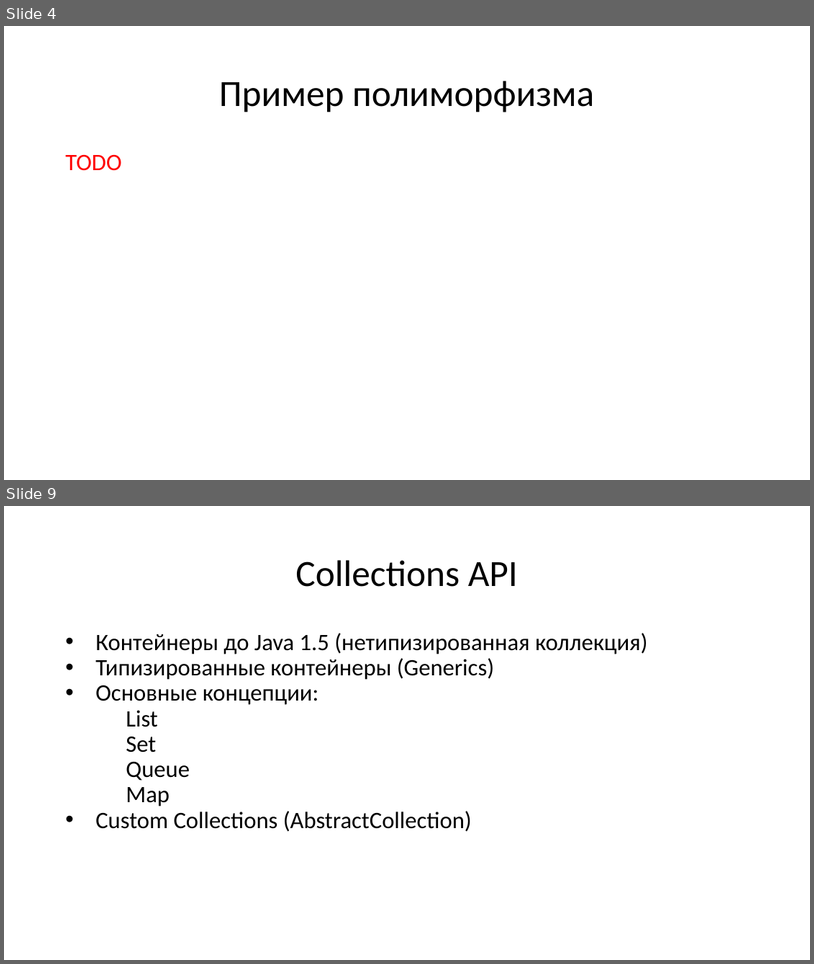
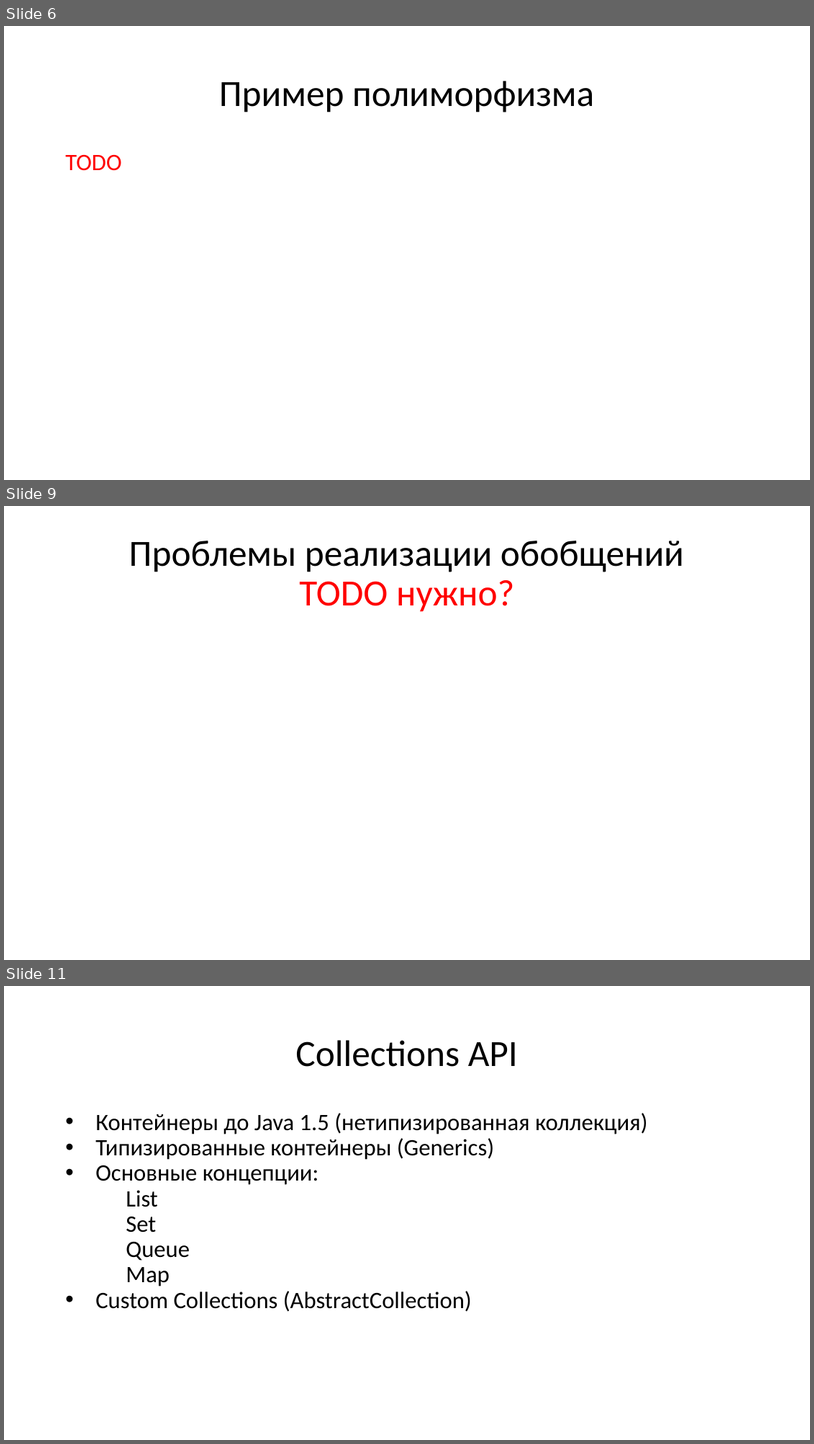
Before and after one commit to di-zhur/checkers, a slide deck: Java Core 2.pptx. Shown one above the other, each under a label of ours: slides 4 and 9 before the commit, slides 6, 9 and 11 after it; the slides between them are not shown. The pictures are 814x964 and 814x1444 pixels, drawn with LibreOffice and Linux fonts; fonts in the diff are those of the drawing. Boxes give left, top, right and bottom in pixels: in the first picture for what was removed or moved away, otherwise in the second. Text is boxed around its words. In the diff, an @@ line names an element or a change of style, - is before the commit and + after.

```diff
--- a/Java Core 2.pptx
+++ b/Java Core 2.pptx
@@ slide 9 added at [4,506,810,960], background #FFFFFF @@
@@ title added at [129,541,684,612], 44 pt, text #000000 @@
+Проблемы реализации обобщений
+TODO нужно?
@@ what was slide 4 is now slide 6 @@
@@ what was slide 9 is now slide 11 @@
```
Also in this commit, not shown: 6 slides changed, 5 other slides added, 7 slides removed.
